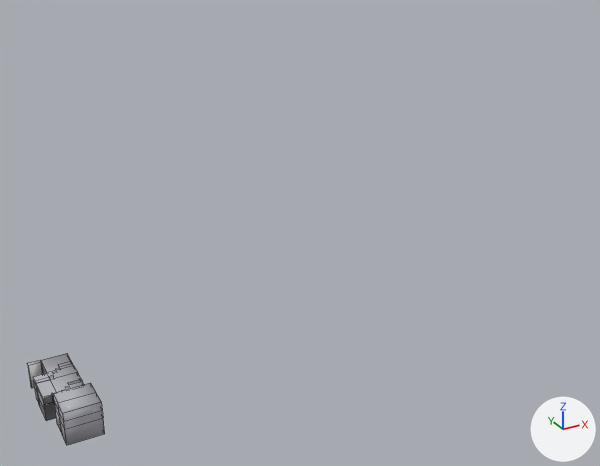
The FBX model LD28/LD28Content/models/warehouse.fbx: old version first, new version second.
One viewpoint serves both versions: a 50 mm camera at (-0.282, -1.59, 1.051) aimed at (0.628, 0.063, 0.224). The axes (+X, +Y, +Z) are drawn at lower right. The lights are the same throughout. Mesh edges are drawn as thin lines. Where no turn or scale is listed for an object, it has been applied to the vertices. Vertices at the same position are counted once.
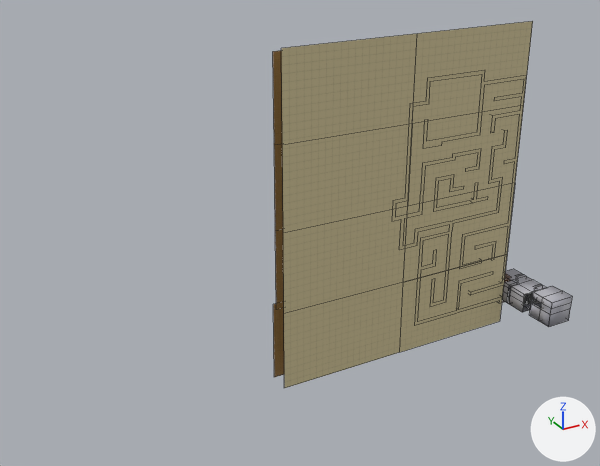
What differs and where, as boxes (x1, y1, x2, y2) in the pictures (600 x 466 px; the box of a moved part takes in the faces that stretch with it):
'Cube', reshaped (280% wider, 296% taller): before (27, 353, 105, 445); after (273, 21, 572, 388)
part 1 of me_cube, moved or reshaped: before (37, 376, 53, 405); after (507, 282, 518, 304)
part 2 of me_cube, moved or reshaped: before (33, 353, 105, 445); after (502, 269, 572, 327)
part 3 of me_cube, deleted: before (27, 360, 43, 388)
part 4 of me_cube, added (yellow): after (273, 21, 542, 388)

The edits, one by one:
Material 'Material_001__apartment_map_png' (mat_material_001__apartment_map_png) is new.
Its texture is img_apartment_map_png (with its transparency).
me_cube is used by ob_cube; location (0.0, 0.0, 0.0).
me_cube had 213 vertices, 170 faces and spanned x -0.049..0.051, y -0.131..0.109, z -0.042..0.038.
me_cube no longer uses material mat_none__apartment_map_png (picture img_apartment_map_png).
me_cube now has 573 vertices, 346 faces and spans x 0.6..1.46, y -0.08..0.161, z -0.245..0.675.
me_cube part 1: the loose piece of 15 vertices spanning x -0.049..-0.009, y 0.019..0.034, z -0.032..0.028 is moved by (1.409, 0.051, -0.138), in mat_material_001__apartment_map_png (picture img_apartment_map_png).
me_cube part 2: the loose piece of 86 vertices spanning x -0.049..0.051, y -0.131..0.109, z -0.042..0.038 is moved by (1.409, 0.051, -0.138), in mat_material_001__apartment_map_png (picture img_apartment_map_png).
me_cube part 3: the loose piece of 8 vertices spanning x -0.049..-0.019, y 0.099..0.109, z -0.032..0.028 is deleted.
me_cube part 4: 392 vertices added at x 0.6..1.45, y 0.03..0.161, z -0.245..0.675.
me_cube now uses material mat_material_001__apartment_map_png (picture img_apartment_map_png).
